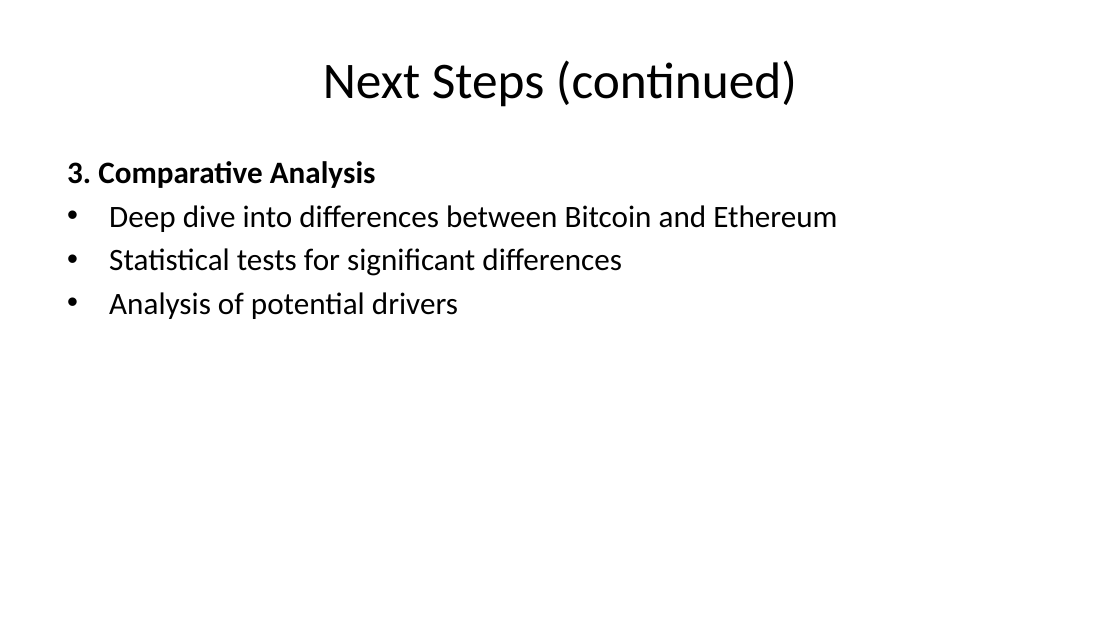
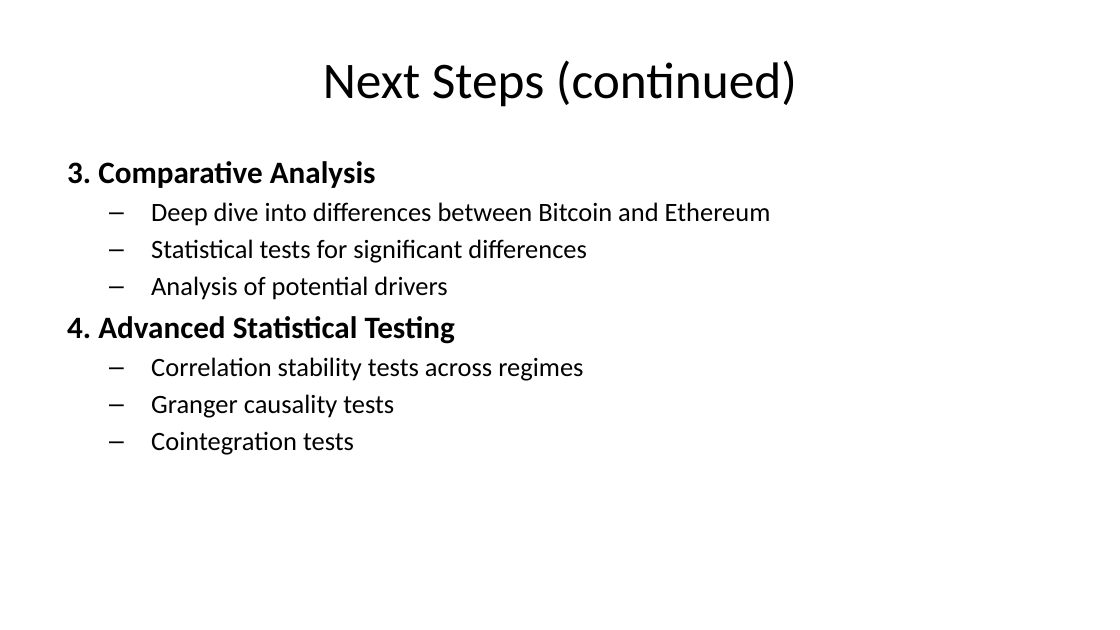
Before and after one commit to SakethKanchi/Cryptocurrency_Commodity_Correlation, a slide deck: slide 34 of presentation.pptx (slide 36 before the commit). Drawn at 1120x630 pixels with LibreOffice and Linux fonts; fonts in the diff are those of the drawing. Boxes give left, top, right and bottom in pixels: in the first picture for what was removed or moved away, otherwise in the second. Text is boxed around its words. In the diff, an @@ line names an element or a change of style, - is before the commit and + after.

```diff
--- a/presentation.pptx
+++ b/presentation.pptx
@@ text at (151,202,771,300): size 20 to 17 pt in "Deep dive into differences between Bitcoin and ...", "Statistical tests for significant differences", "Analysis of potential drivers"; bullet • to –; list level 1 to 2 in "Deep dive into differences between ..."; list level 1 to 2 in "Statistical tests for significant differences"; list level 1 to 2 in "Analysis of potential drivers" @@
@@ text at (67,316,583,455): paragraphs added @@
+4. Advanced Statistical Testing
+  – Correlation stability tests across regimes
+  – Granger causality tests
+  – Cointegration tests
```
Also in this commit, not shown: 11 other slides changed, 1 slide added, 5 slides removed, 34 other files.
